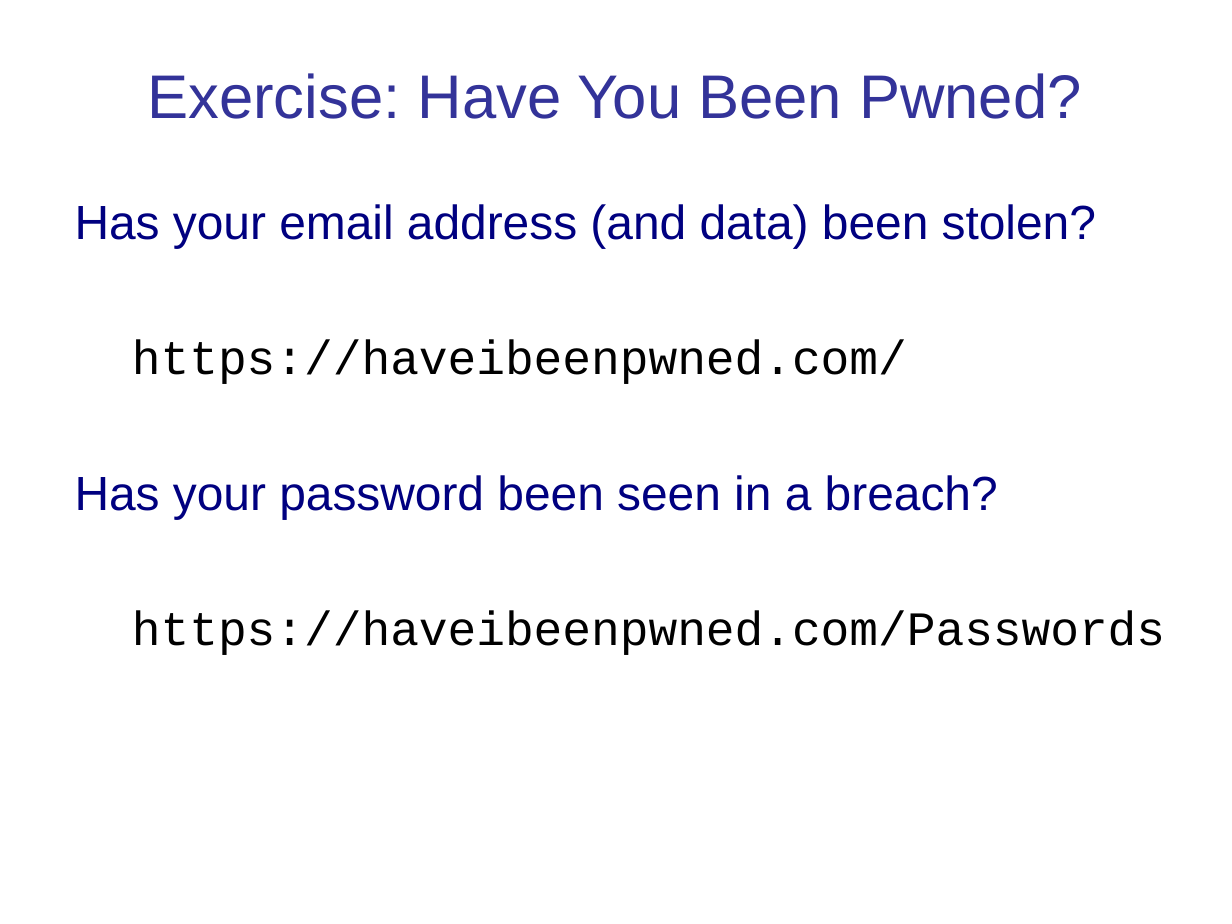
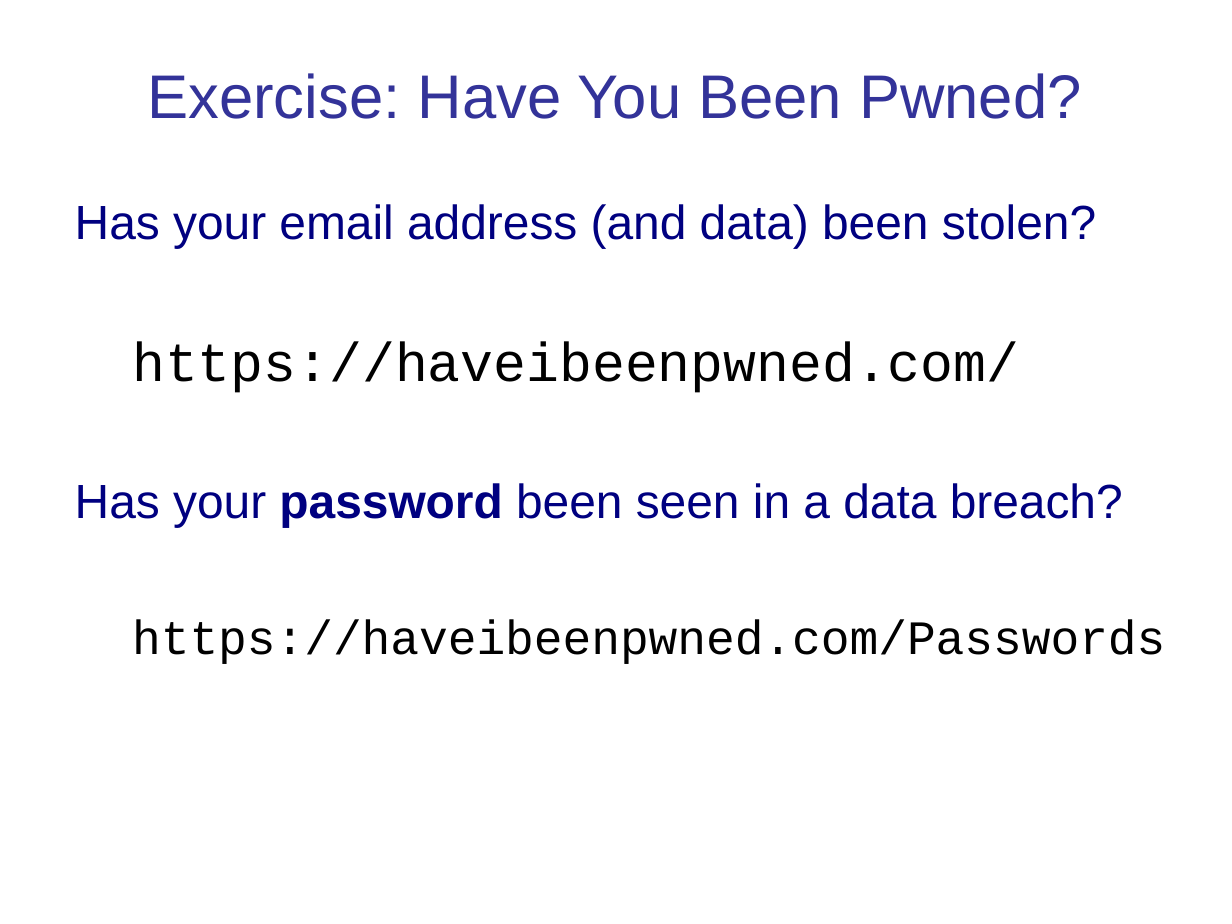
Before and after one commit to cpske/ISP, a slide deck: slide 10 of authentication/Authentication-and-Authorization.ppt (slide 9 before the commit). Drawn at 1232x924 pixels with LibreOffice and Linux fonts; fonts in the diff are those of the drawing. Boxes give left, top, right and bottom in pixels: in the first picture for what was removed or moved away, otherwise in the second. Text is boxed around its words. In the diff, an @@ line names an element or a change of style, - is before the commit and + after.

```diff
--- a/authentication/Authentication-and-Authorization.ppt
+++ b/authentication/Authentication-and-Authorization.ppt
@@ text at (75,204,1165,664): size 28 to 32 pt in "https://haveibeenpwned.com/" @@
@@ text at (75,483,1123,527): text changed @@
-Has your password been seen in a breach?
+Has your password been seen in a data breach?
```
Also in this commit, not shown: 12 other slides changed, 7 slides added, 1 slide removed.
